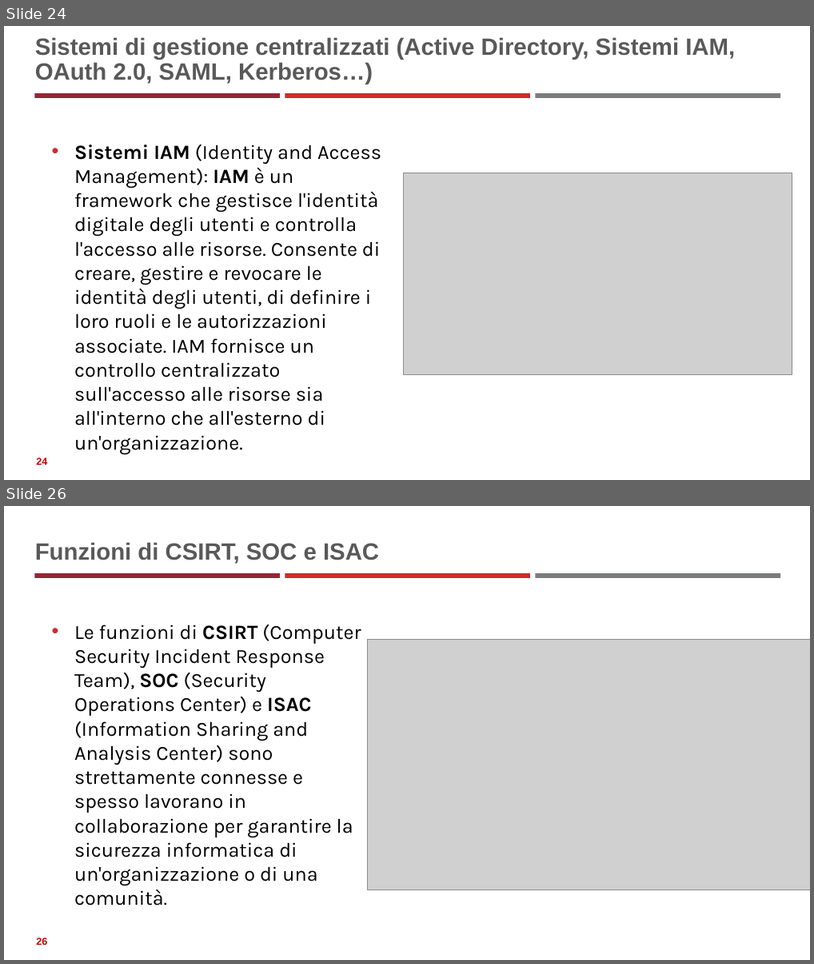
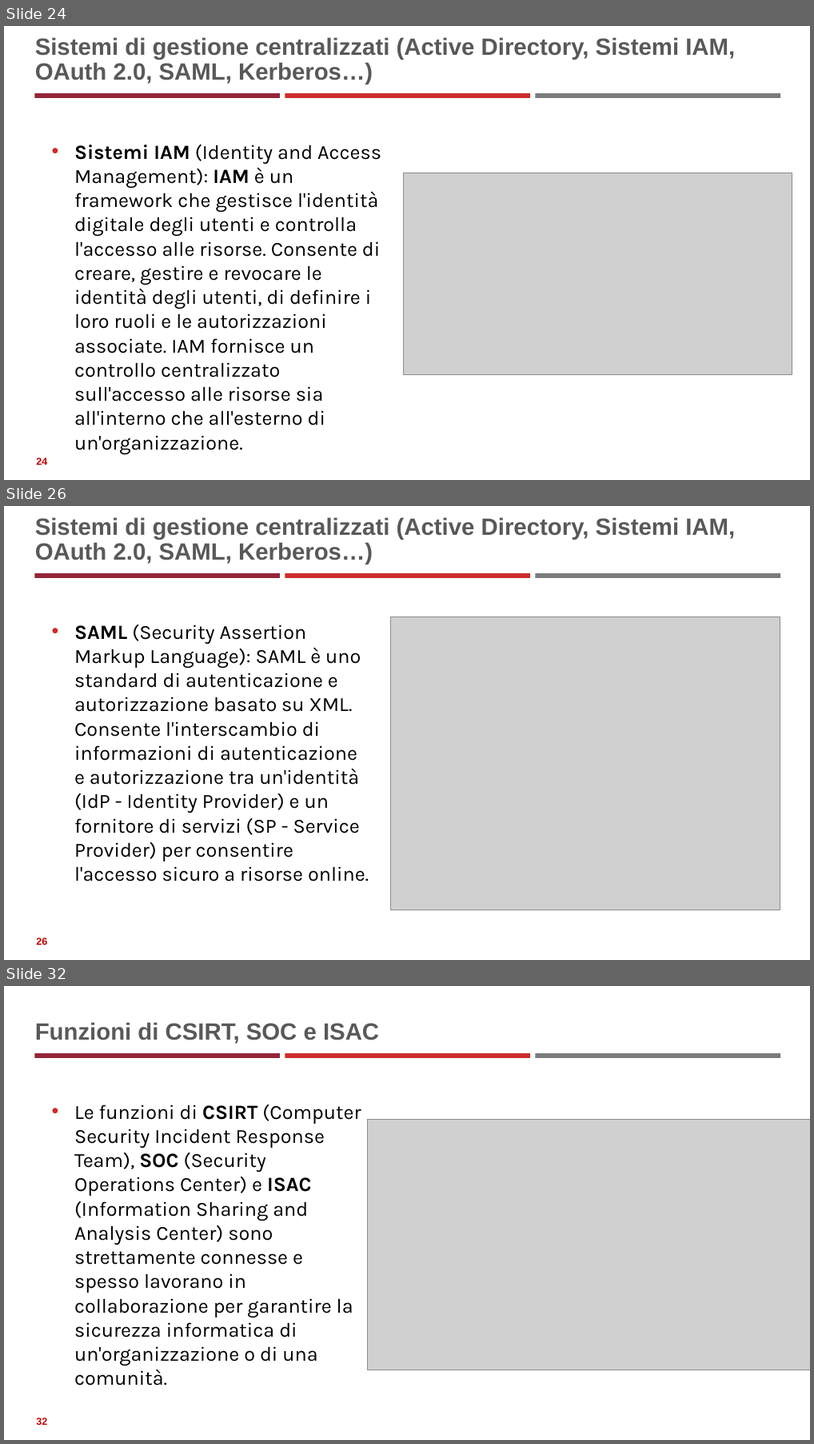
Before and after one commit to neural1977/data_science_interview_material, a slide deck: Cybersecurity/Fondamenti_di_Cybersicurezza.pptx. Shown one above the other, each under a label of ours: slides 24 and 26 before the commit, slides 24, 26 and 32 after it; the slides between them are not shown. The pictures are 814x964 and 814x1444 pixels, drawn with LibreOffice and Linux fonts; fonts in the diff are those of the drawing; grey boxes stand for pictures. Boxes give left, top, right and bottom in pixels: in the first picture for what was removed or moved away, otherwise in the second. Text is boxed around its words. In the diff, an @@ line names an element or a change of style, - is before the commit and + after.

```diff
--- a/Cybersecurity/Fondamenti_di_Cybersicurezza.pptx
+++ b/Cybersecurity/Fondamenti_di_Cybersicurezza.pptx
@@ slide 26 added at <box>4,506,810,960</box>, background #FFFFFF; not listed: 3 template elements that a slide beside it also shows @@
@@ title added at <box>35,517,735,564</box>, 28 pt, text #595959, bold @@
+Sistemi di gestione centralizzati (Active Directory, Sistemi IAM, OAuth 2.0, SAML, Kerberos…)
@@ text added at <box>74,624,369,881</box>, 24 pt, text #000000 @@
+• SAML (Security Assertion Markup Language): SAML è uno standard di autenticazione e autorizzazione basato su XML. Consente l'interscambio di informazioni di autenticazione e autorizzazione tra un'identità (IdP - Identity Provider) e un fornitore di servizi (SP - Service Provider) per consentire l'accesso sicuro a risorse online.
@@ picture added at <box>390,616,781,909</box> @@
@@ page number added at <box>36,937,47,944</box>, 12 pt, text #C00000, bold @@
+26
@@ what was slide 26 is now slide 32 @@
@@ page number at <box>36,1417,47,1424</box>: text changed @@
-26
+32
```
Also in this commit, not shown: 4 slides changed, 5 other slides added, 1 other file.
